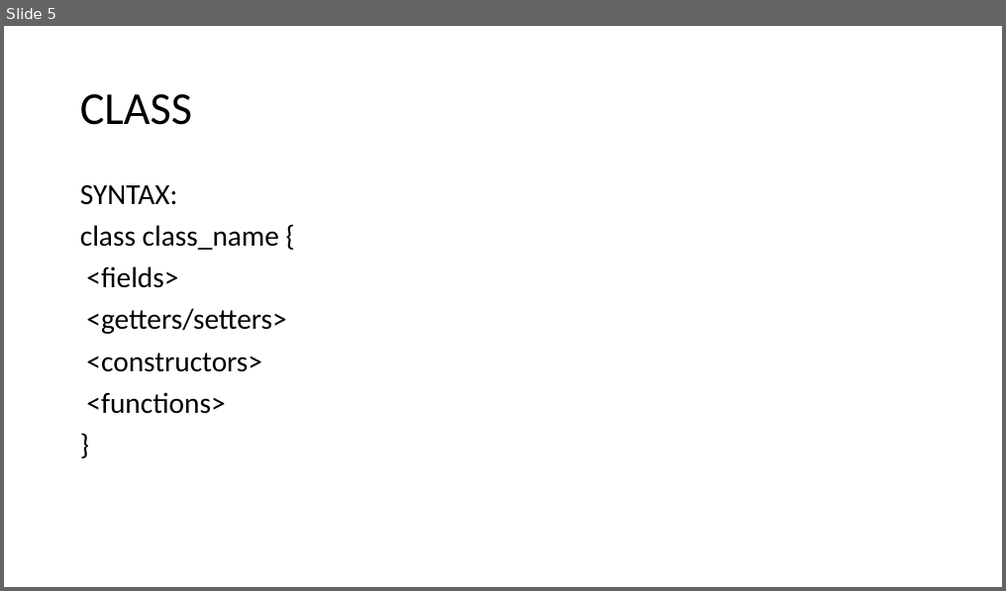
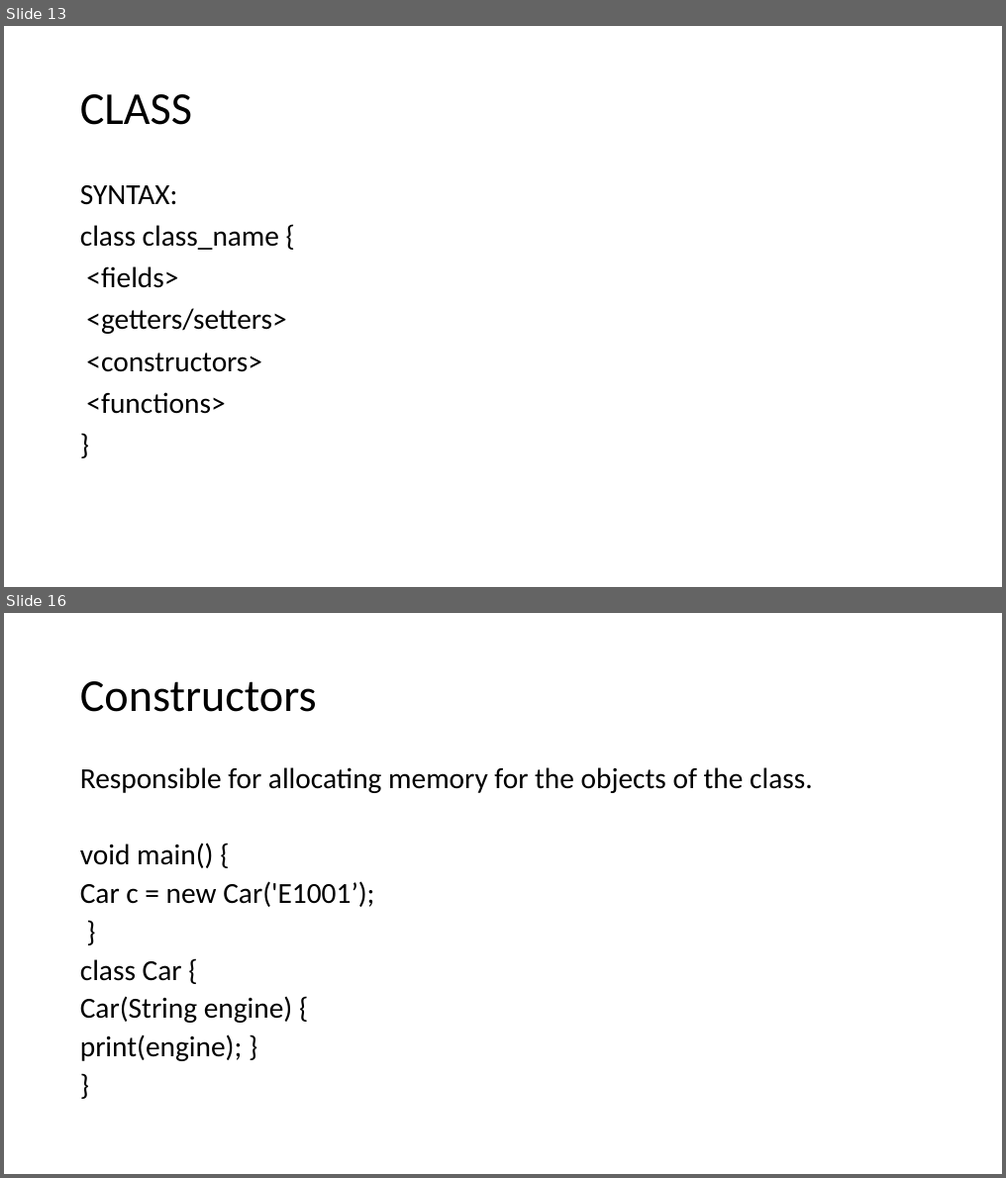
Before and after one commit to Anjy123/Flutter, a slide deck: DART.pptx. Shown one above the other, each under a label of ours: slide 5 before the commit, slides 13 and 16 after it; the slides between them are not shown. The pictures are 1006x591 and 1006x1178 pixels, drawn with LibreOffice and Linux fonts; fonts in the diff are those of the drawing. Boxes give left, top, right and bottom in pixels: in the first picture for what was removed or moved away, otherwise in the second. Text is boxed around its words. In the diff, an @@ line names an element or a change of style, - is before the commit and + after.

```diff
--- a/DART.pptx
+++ b/DART.pptx
@@ slide 16 added at bbox=[4, 613, 1002, 1174], background #FFFFFF @@
@@ title added at bbox=[80, 681, 317, 712], 44 pt, text #000000 @@
+Constructors
@@ text added at bbox=[80, 767, 813, 1061], 28 pt, text #000000 @@
+Responsible for allocating memory for the objects of the class.
+void main() {
+Car c = new Car('E1001’);
+}
+class Car {
+Car(String engine) {
+print(engine); }
+}
@@ what was slide 5 is now slide 13 @@
```
Also in this commit, not shown: 1 slide changed, 5 other slides added.
